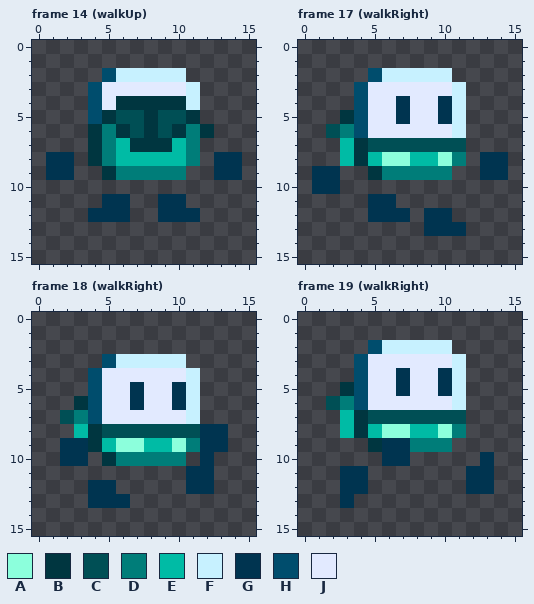
Two states of a pixel-art file, Bomberman-lwjgl3/assets/asepriteFiles/player.aseprite. The picture above was drawn from the file before the commit.
16x16 pixels, 24 frames. Shown: frame 14 (walkUp), frame 17 (walkRight), frame 18 (walkRight), frame 19 (walkRight). The commit also changed other frames, which this record leaves out.
Visible layers, top first: "limbs", "backpack", "amok #2".
Palette (. is transparent): A #8cffdc  B #003640  C #004f55  D #007d79  E #00bba5  F #c7f1ff  G #003450  H #004d6d  J #e2eaff
Pixels before, frame 14 (walkUp), first column x 1:
 2 ....HFFFFF....
 3 ...HJJJJJJF...
 4 ...HJBBBBBF...
 5 ...HBCCBCCB...
 6 ...BDBCBCBDB..
 7 ...BDEBBBED...
 8 GG.BDEEEEED.GG
 9 GG..BDDDDD..GG
10 ..............
11 ....GG..GG....
12 ...GGG..GGG...
Pixels before, frame 17 (walkRight), first column x 1:
 2 ....HFFFFF....
 3 ...HJJJJJJF...
 4 ...HJJGJJGF...
 5 ..BHJJGJJGF...
 6 .CDHJJJJJJF...
 7 ..EBCCCCCCC...
 8 ..EBEAAEEAD.GG
 9 GG..BDDDDD..GG
10 GG............
11 ....GG........
12 ....GGG.GG....
13 ........GGG...
Pixels before, frame 18 (walkRight), first column x 2:
 3 ...HFFFFF...
 4 ..HJJJJJJF..
 5 ..HJJGJJGF..
 6 .BHJJGJJGF..
 7 CDHJJJJJJF..
 8 .EBCCCCCCCGG
 9 GGBEAAEEADGG
10 GG.BDDDDD.G.
11 .........GG.
12 ..GG.....GG.
13 ..GGG.......
Pixels before, frame 19 (walkRight), first column x 2:
 2 ...HFFFFF...
 3 ..HJJJJJJF..
 4 ..HJJGJJGF..
 5 .BHJJGJJGF..
 6 CDHJJJJJJF..
 7 .EBCCCCCCC..
 8 .EBEAAEEAD..
 9 ...BGGDDD...
10 ....GG.....G
11 .GG.......GG
12 .GG.......GG
13 .G..........
After:
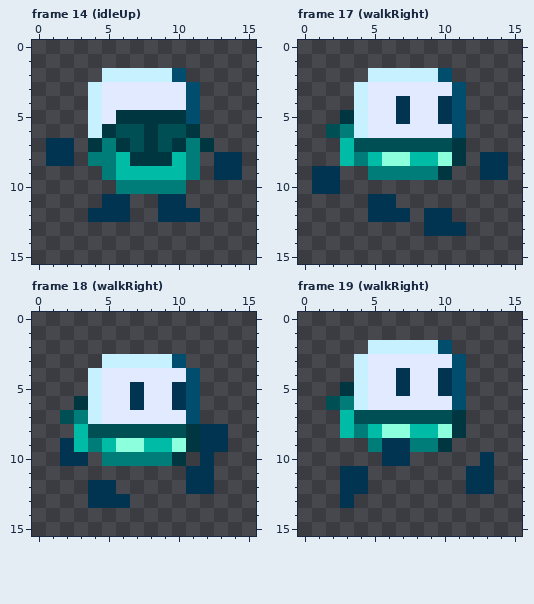
From old to new:
layer "amok #2" now hidden
layer "amok fix" added
Frame 14 (idleUp), layers "backpack", "limbs", "amok fix":
y 2: x 5 H -> F; x 10 F -> H
y 3: x 4 H -> F; x 11 F -> H
y 4: x 4 H -> F; x 6..11 BBBBBF -> JJJJJH
y 5: x 4..7 HBCC -> FJBB; x 9..11 CCB -> BBH
y 6: x 4..6 BDB -> FBC; x 10..12 BDB -> CB.
y 7: x 1..2 .. -> GG; x 6..7 EB -> BC; x 9..10 BE -> CB; x 12 . -> B
y 8: x 4 B -> D; x 7..9 EEE -> BBB
y 9: x 1..2 GG -> ..; x 5..11 BDDDDD. -> DEEEEED
y 10: x 6..10 ..... -> DDDDD
Frame 17 (walkRight), layer "amok fix":
y 2: x 5 H -> F; x 10 F -> H
y 3..6: x 4 H -> F; x 11 F -> H
y 7: x 4 B -> C; x 11 C -> B
y 8: x 4 B -> D; x 11 D -> B
y 9: x 5 B -> D; x 10 D -> B
Frame 18 (walkRight):
y 3: x 5 H -> F; x 10 F -> H
y 4..7: x 4 H -> F; x 11 F -> H
y 8: x 4 B -> C; x 11 C -> B
y 9: x 3..4 GB -> ED; x 11 D -> B
y 10: x 5 B -> D; x 10 D -> B
Frame 19 (walkRight), layer "amok fix": the same change as frame 17 (walkRight)
Where, in picture pixels (left, top, right, bottom), the same in both pictures:
changed: (46, 68, 214, 194)
changed: (354, 68, 382, 180)
changed: (438, 68, 466, 180)
changed: (74, 354, 116, 466)
changed: (172, 354, 200, 466)
changed: (354, 340, 382, 452)
changed: (438, 340, 466, 452)
